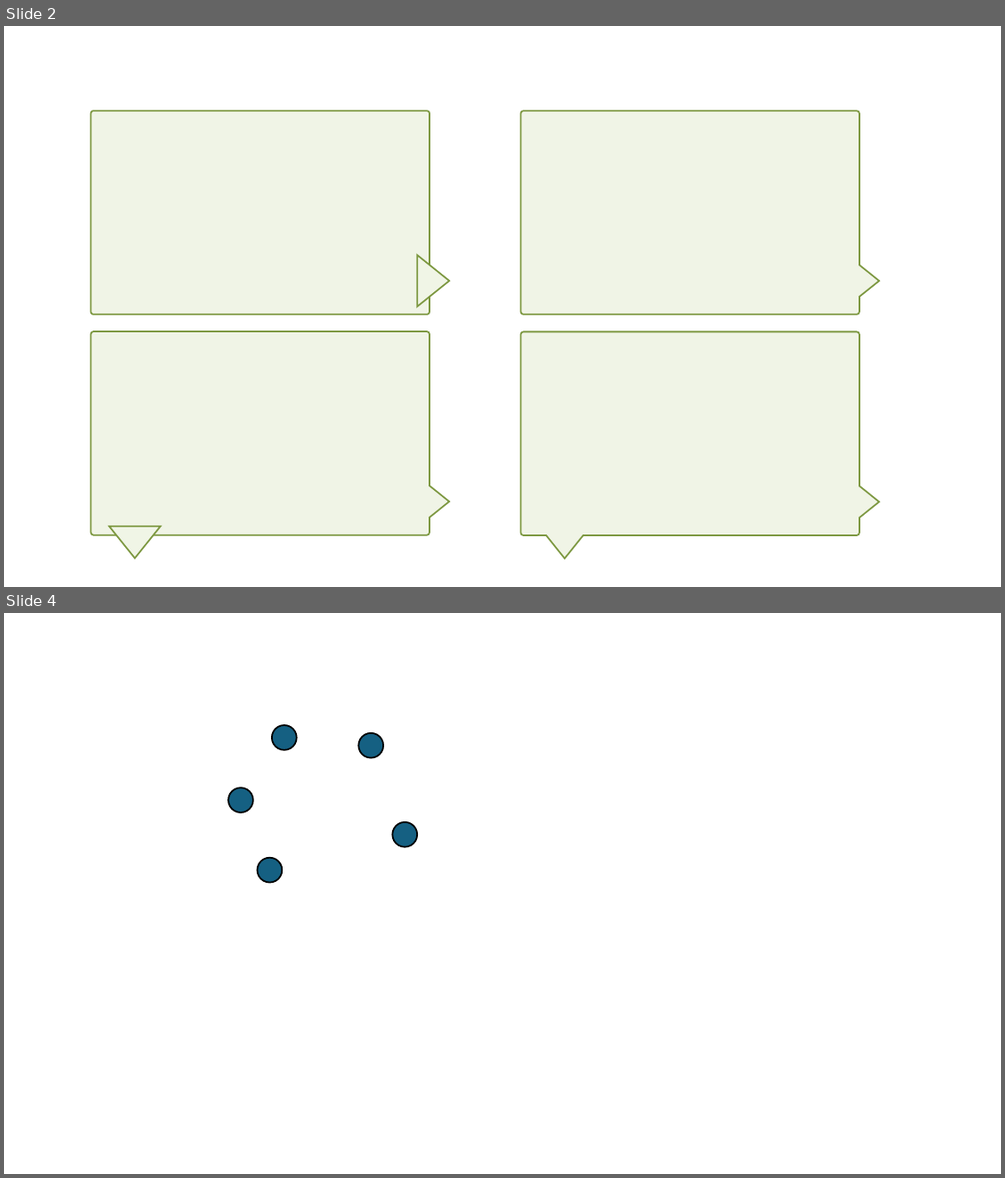
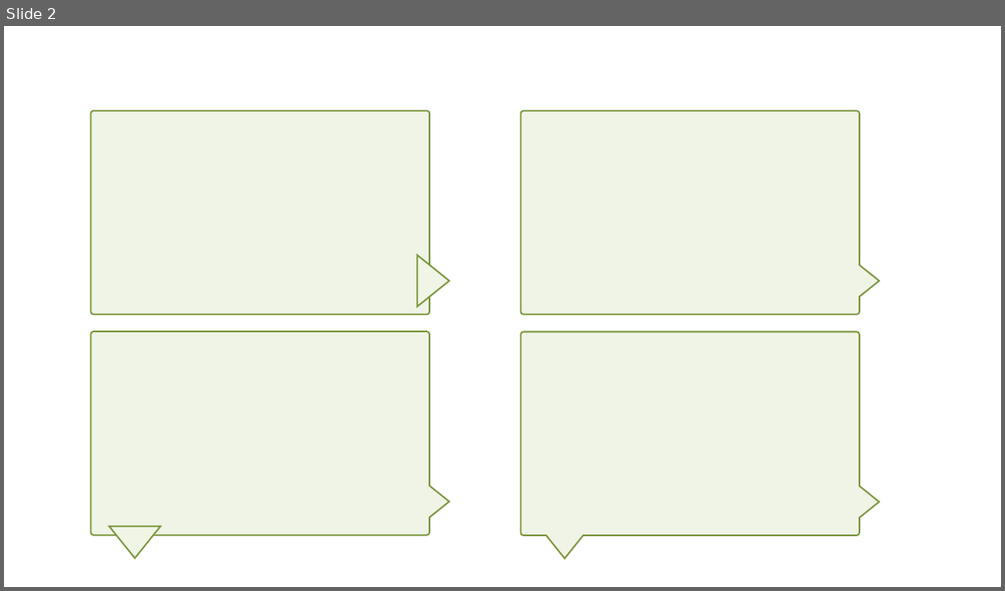
Before and after one commit to lynnkyle/Draw, a slide deck: 科研作图.pptx. Shown one above the other, each under a label of ours: slides 2 and 4 before the commit, slide 2 after it; the slides between them are not shown. The pictures are 1005x1178 and 1005x591 pixels, drawn with LibreOffice and Linux fonts; fonts in the diff are those of the drawing. Boxes give left, top, right and bottom in pixels: in the first picture for what was removed or moved away, otherwise in the second. Text is boxed around its words. In the diff, an @@ line names an element or a change of style, - is before the commit and + after.

```diff
--- a/科研作图.pptx
+++ b/科研作图.pptx
@@ slide 4 removed at [4,613,1001,1174], background #FFFFFF @@
@@ ellipse removed at [272,725,297,750] @@
@@ ellipse removed at [358,733,383,758] @@
@@ ellipse removed at [228,788,253,812] @@
@@ ellipse removed at [392,822,417,847] @@
@@ ellipse removed at [258,858,283,882] @@
```
Also in this commit, not shown: 6 slides added, 1 other slide removed.
